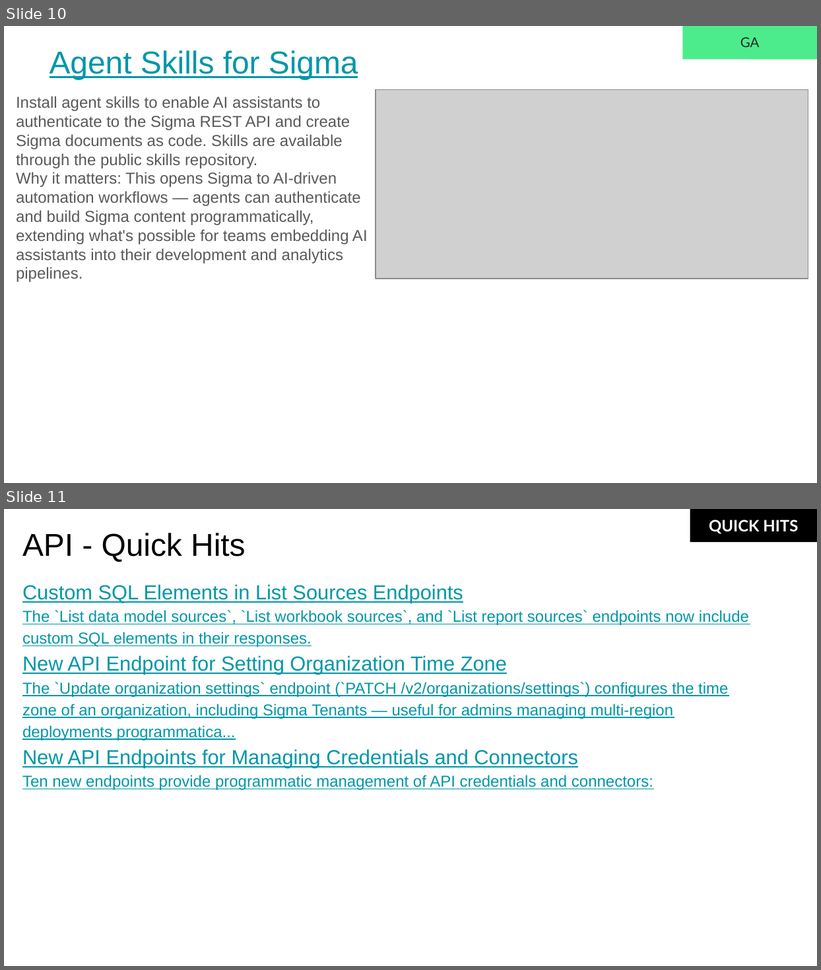
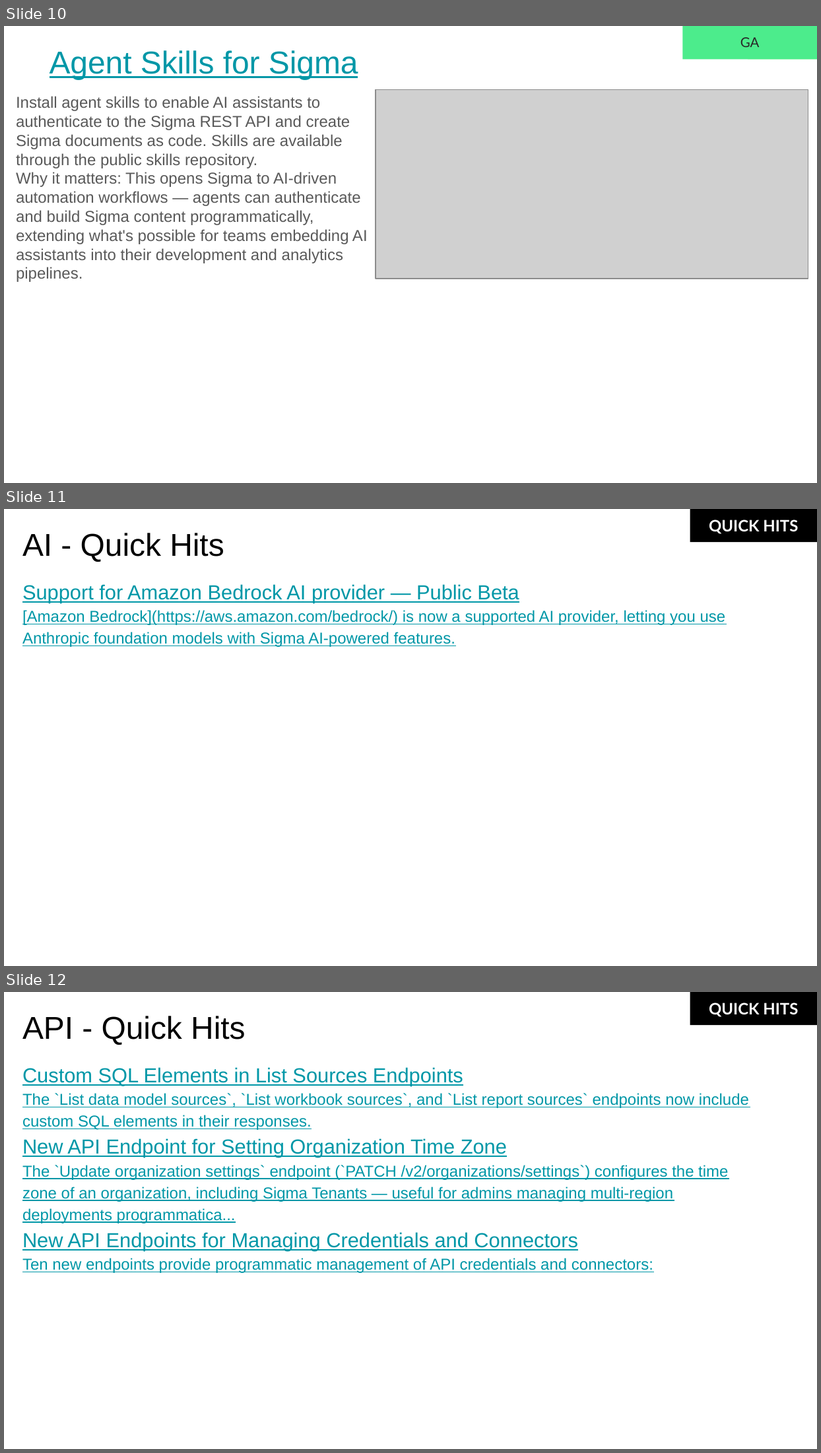
Before and after one commit to sigmacomputing/sigmaquickstarts, a slide deck: .claude/SKILLS/first-friday-features/output/05_2026_first_friday_features.pptx. Shown one above the other, each under a label of ours: slides 10 and 11 before the commit, slides 10, 11 and 12 after it. The pictures are 821x970 and 821x1453 pixels, drawn with LibreOffice and Linux fonts; fonts in the diff are those of the drawing; grey boxes stand for pictures; background and template pictures are left out. Boxes give left, top, right and bottom in pixels: in the first picture for what was removed or moved away, otherwise in the second. Text is boxed around its words. In the diff, an @@ line names an element or a change of style, - is before the commit and + after.

```diff
--- a/.claude/SKILLS/first-friday-features/output/05_2026_first_friday_features.pptx
+++ b/.claude/SKILLS/first-friday-features/output/05_2026_first_friday_features.pptx
@@ slide 11 added at [4, 509, 817, 966], background #FFFFFF; not listed: 1 template element that a slide beside it also shows @@
@@ title added at [22, 533, 224, 562], 28 pt, text #000000 @@
+AI - Quick Hits
@@ text added at [22, 584, 726, 647], 14 pt, text #0097A7, underline @@
+Support for Amazon Bedrock AI provider — Public Beta
+  [Amazon Bedrock](https://aws.amazon.com/bedrock/) is now a supported AI provider, letting you use Anthropic foundation models with Sigma AI-powered features.
@@ what was slide 11 is now slide 12 @@
```
Also in this commit, not shown: 4 slides changed, 1 other slide added, 1 other file.
